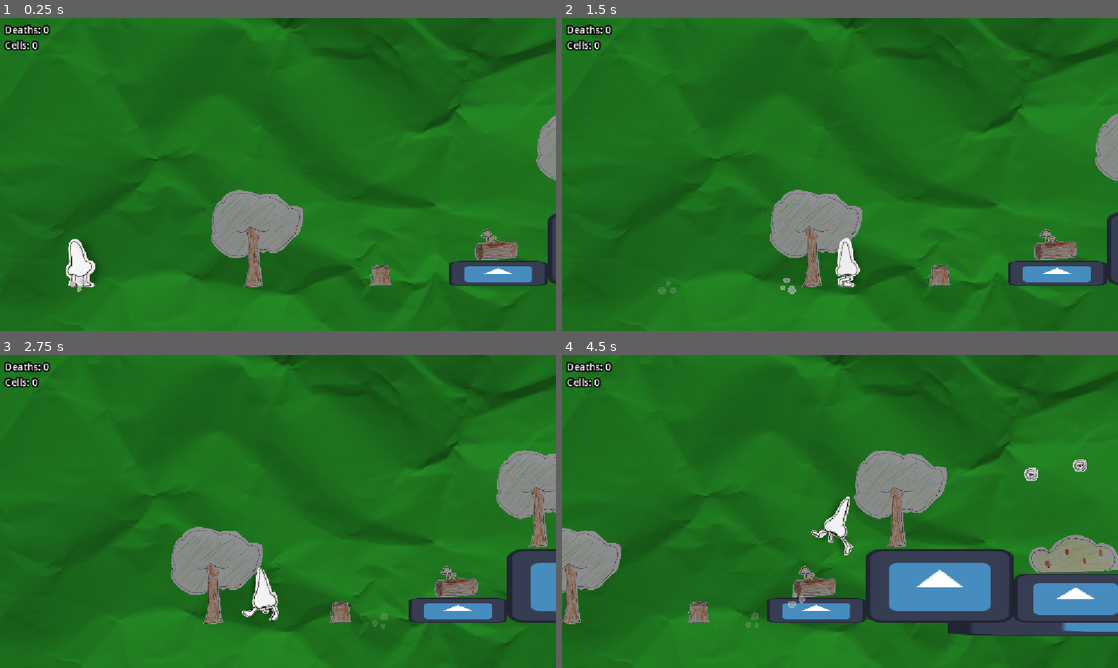
Above: before the commit, frames 1-4 (two rows, left to right).
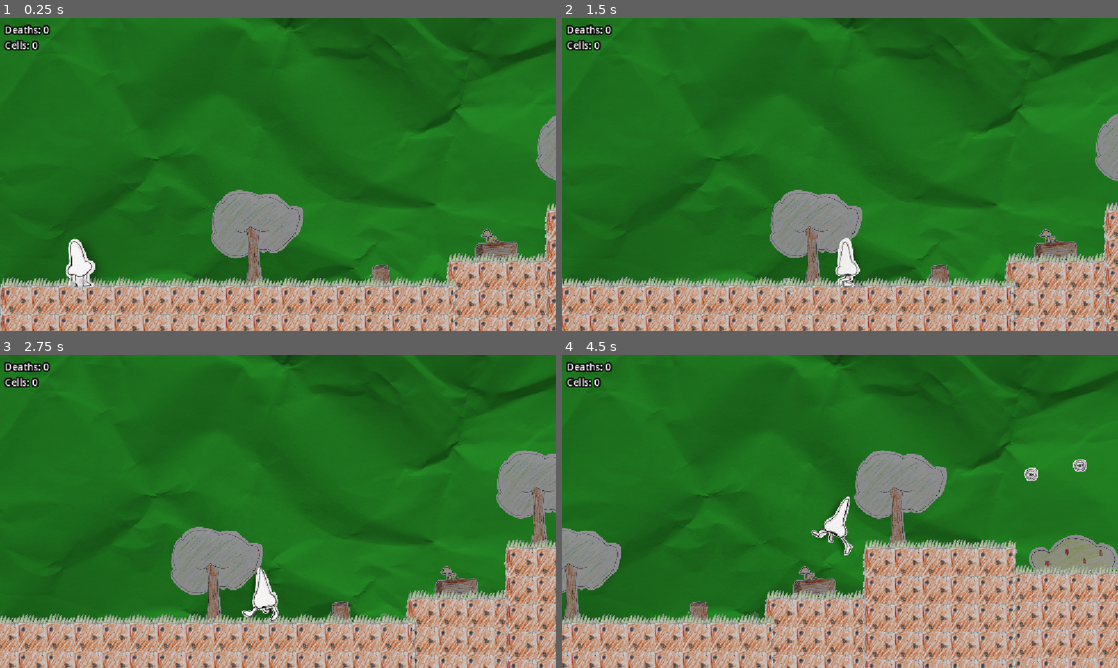
Above: after the commit, the same moments.

Repository: lmg-abe/runny-nose
Game: Godot game, scene res://area_1.tscn
Same seed, same stepped clock (60 frames per second), same inputs: the game is played once before the commit and once after it. The engine's default icon, where the game draws it, is replaced by a stand-in: a white triangle on a blue panel in a dark square.
Inputs:
- Up to frame 1 (0.25 s): no input
- Up to frame 2 (1.5 s): hold D (move_right) from 0.53 s (still down); tap 3 (dash) at 0.6 s; tap Space (jump) at 0.77 s; tap 2 (pick_up) at 1.35 s
- Up to frame 3 (2.75 s): tap Space (jump) at 1.52 s; release D (move_right) at 2.03 s; hold A (move_left) from 2.03 s (still down); tap 1 (sneeze) at 2.1 s
- Up to frame 4 (4.5 s): release A (move_left) at 2.78 s; hold D (move_right) 2.78-4.28 s; tap 3 (dash) at 2.85 s; tap Space (jump) at 3.02, 3.77 s; tap 2 (pick_up) at 3.6 s; hold A (move_left) from 4.28 s (still down); tap 1 (sneeze) at 4.35 s

The runs differ from the first frame. In frame 1, 18% of the frame differs, in the area x 0-100%, y 59-100%; in frame 2, 18%; in frame 3, 20%; in frame 4, 27%, in the area x 0-100%, y 58-100%.

Commit message:
decorated

Diff:
--- a/area_1.tscn
+++ b/area_1.tscn
@@ -181,6 +181,26 @@
 position = Vector2(21237, -1360)
 texture = ExtResource("5_r2afo")
 
+[node name="BgBush3" type="Sprite2D" parent="BgTree" unique_id=2048313434]
+position = Vector2(22762, -1113)
+texture = ExtResource("7_rulab")
+
+[node name="BgFallenLog7" type="Sprite2D" parent="BgTree" unique_id=401804390]
+position = Vector2(22318, -1357)
+texture = ExtResource("6_q5abr")
+
+[node name="BgMushroom7" type="Sprite2D" parent="BgTree" unique_id=1076180779]
+position = Vector2(23667, -1057)
+texture = ExtResource("8_r73l4")
+
+[node name="BgStump7" type="Sprite2D" parent="BgTree" unique_id=1044297089]
+position = Vector2(24492, -839)
+texture = ExtResource("5_r2afo")
+
+[node name="BgTree7" type="Sprite2D" parent="BgTree" unique_id=2012094098]
+position = Vector2(27295, -1556)
+texture = ExtResource("4_lx7ru")
+
 [node name="DeathPlane" type="Area2D" parent="." unique_id=883156438]
 position = Vector2(122, 1749)
 script = ExtResource("2_keoi2")
@@ -633,7 +653,6 @@
 scale = Vector2(1, 11.905)
 
 [node name="NinePatchRect6" type="NinePatchRect" parent="." unique_id=2097562094]
-visible = false
 offset_left = 3513.0
 offset_top = 83.0
 offset_right = 20103.0
@@ -648,7 +667,6 @@
 axis_stretch_vertical = 1
 
 [node name="NinePatchRect12" type="NinePatchRect" parent="." unique_id=1231929452]
-visible = false
 offset_left = 9196.0
 offset_top = -293.0
 offset_right = 10239.0
@@ -663,7 +681,6 @@
 axis_stretch_vertical = 1
 
 [node name="NinePatchRect14" type="NinePatchRect" parent="." unique_id=681252138]
-visible = false
 offset_left = 13304.0
 offset_top = -70.0
 offset_right = 24023.0
@@ -678,7 +695,6 @@
 axis_stretch_vertical = 1
 
 [node name="NinePatchRect13" type="NinePatchRect" parent="." unique_id=1317348302]
-visible = false
 offset_left = 12496.0
 offset_top = -562.0
 offset_right = 13713.0
@@ -693,7 +709,6 @@
 axis_stretch_vertical = 1
 
 [node name="NinePatchRect15" type="NinePatchRect" parent="." unique_id=876109394]
-visible = false
 offset_left = 15150.0
 offset_top = -586.0
 offset_right = 15611.0
@@ -708,7 +723,6 @@
 axis_stretch_vertical = 1
 
 [node name="NinePatchRect16" type="NinePatchRect" parent="." unique_id=1792953192]
-visible = false
 offset_left = 15946.0
 offset_top = -1222.0
 offset_right = 16407.0
@@ -723,7 +737,6 @@
 axis_stretch_vertical = 1
 
 [node name="NinePatchRect18" type="NinePatchRect" parent="." unique_id=712116588]
-visible = false
 offset_left = 16839.0
 offset_top = -579.0
 offset_right = 17300.0
@@ -738,7 +751,6 @@
 axis_stretch_vertical = 1
 
 [node name="NinePatchRect19" type="NinePatchRect" parent="." unique_id=1014083098]
-visible = false
 offset_left = 18108.0
 offset_top = -579.0
 offset_right = 18569.0
@@ -752,8 +764,21 @@
 axis_stretch_horizontal = 1
 axis_stretch_vertical = 1
 
+[node name="NinePatchRect35" type="NinePatchRect" parent="." unique_id=1635390245]
+offset_left = 30691.0
+offset_top = -1914.0
+offset_right = 31030.0
+offset_bottom = -393.0
+texture = ExtResource("11_gjxye")
+region_rect = Rect2(188, 208, 208, 240)
+patch_margin_left = 32
+patch_margin_top = 48
+patch_margin_right = 32
+patch_margin_bottom = 48
+axis_stretch_horizontal = 1
+axis_stretch_vertical = 1
+
 [node name="NinePatchRect20" type="NinePatchRect" parent="." unique_id=2122889115]
-visible = false
 offset_left = 19764.0
 offset_top = -585.0
 offset_right = 20225.0
@@ -768,7 +793,6 @@
 axis_stretch_vertical = 1
 
 [node name="NinePatchRect21" type="NinePatchRect" parent="." unique_id=724586908]
-visible = false
 offset_left = 22293.0
 offset_top = -1395.0
 offset_right = 23662.0
@@ -782,8 +806,175 @@
 axis_stretch_horizontal = 1
 axis_stretch_vertical = 1
 
+[node name="NinePatchRect25" type="NinePatchRect" parent="." unique_id=999519719]
+offset_left = 23543.0
+offset_top = -1101.0
+offset_right = 25569.0
+offset_bottom = 985.0
+texture = ExtResource("11_gjxye")
+region_rect = Rect2(188, 208, 208, 240)
+patch_margin_left = 32
+patch_margin_top = 48
+patch_margin_right = 32
+patch_margin_bottom = 48
+axis_stretch_horizontal = 1
+axis_stretch_vertical = 1
+
+[node name="NinePatchRect26" type="NinePatchRect" parent="." unique_id=1313976956]
+offset_left = 25495.0
+offset_top = -874.0
+offset_right = 27483.0
+offset_bottom = 1212.0
+texture = ExtResource("11_gjxye")
+region_rect = Rect2(188, 208, 208, 240)
+patch_margin_left = 32
+patch_margin_top = 48
+patch_margin_right = 32
+patch_margin_bottom = 48
+axis_stretch_horizontal = 1
+axis_stretch_vertical = 1
+
+[node name="NinePatchRect27" type="NinePatchRect" parent="." unique_id=2005453469]
+offset_left = 26735.0
+offset_top = -238.0
+offset_right = 28723.0
+offset_bottom = 1848.0
+texture = ExtResource("11_gjxye")
+region_rect = Rect2(188, 208, 208, 240)
+patch_margin_left = 32
+patch_margin_top = 48
+patch_margin_right = 32
+patch_margin_bottom = 48
+axis_stretch_horizontal = 1
+axis_stretch_vertical = 1
+
+[node name="NinePatchRect28" type="NinePatchRect" parent="." unique_id=1215554978]
+offset_left = 28665.0
+offset_top = -122.0
+offset_right = 34495.0
+offset_bottom = 1964.0
+texture = ExtResource("11_gjxye")
+region_rect = Rect2(188, 208, 208, 240)
+patch_margin_left = 32
+patch_margin_top = 48
+patch_margin_right = 32
+patch_margin_bottom = 48
+axis_stretch_horizontal = 1
+axis_stretch_vertical = 1
+
+[node name="NinePatchRect29" type="NinePatchRect" parent="." unique_id=2131232566]
+offset_left = 26740.0
+offset_top = -1393.0
+offset_right = 28729.0
+offset_bottom = -625.0
+texture = ExtResource("11_gjxye")
+region_rect = Rect2(188, 208, 208, 240)
+patch_margin_left = 32
+patch_margin_top = 48
+patch_margin_right = 32
+patch_margin_bottom = 48
+axis_stretch_horizontal = 1
+axis_stretch_vertical = 1
+
+[node name="NinePatchRect30" type="NinePatchRect" parent="." unique_id=26855187]
+offset_left = 29033.0
+offset_top = -2329.0
+offset_right = 31022.0
+offset_bottom = -1561.0
+texture = ExtResource("11_gjxye")
+region_rect = Rect2(188, 208, 208, 240)
+patch_margin_left = 32
+patch_margin_top = 48
+patch_margin_right = 32
+patch_margin_bottom = 48
+axis_stretch_horizontal = 1
+axis_stretch_vertical = 1
+
+[node name="NinePatchRect34" type="NinePatchRect" parent="." unique_id=81930204]
+offset_left = 29041.0
+offset_top = -1161.0
+offset_right = 31030.0
+offset_bottom = -393.0
+texture = ExtResource("11_gjxye")
+region_rect = Rect2(188, 208, 208, 240)
+patch_margin_left = 32
+patch_margin_top = 48
+patch_margin_right = 32
+patch_margin_bottom = 48
+axis_stretch_horizontal = 1
+axis_stretch_vertical = 1
+
+[node name="NinePatchRect36" type="NinePatchRect" parent="." unique_id=1026957907]
+offset_left = 28923.0
+offset_top = -1162.0
+offset_right = 29093.0
+offset_bottom = -922.0
+texture = ExtResource("11_gjxye")
+region_rect = Rect2(188, 208, 208, 240)
+patch_margin_left = 32
+patch_margin_top = 48
+patch_margin_right = 32
+patch_margin_bottom = 48
+axis_stretch_horizontal = 1
+axis_stretch_vertical = 1
+
+[node name="NinePatchRect37" type="NinePatchRect" parent="." unique_id=1392042678]
+offset_left = 28691.0
+offset_top = -866.0
+offset_right = 28861.0
+offset_bottom = -626.0
+texture = ExtResource("11_gjxye")
+region_rect = Rect2(188, 208, 208, 240)
+patch_margin_left = 32
+patch_margin_top = 48
+patch_margin_right = 32
+patch_margin_bottom = 48
+axis_stretch_horizontal = 1
+axis_stretch_vertical = 1
+
+[node name="NinePatchRect32" type="NinePatchRect" parent="." unique_id=2050557331]
+offset_left = 25504.0
+offset_top = -4346.0
+offset_right = 27493.0
+offset_bottom = -1838.0
+texture = ExtResource("11_gjxye")
+region_rect = Rect2(188, 208, 208, 240)
+patch_margin_left = 32
+patch_margin_top = 48
+patch_margin_right = 32
+patch_margin_bottom = 48
+axis_stretch_horizontal = 1
+axis_stretch_vertical = 1
+
+[node name="NinePatchRect33" type="NinePatchRect" parent="." unique_id=2018479455]
+offset_left = 23615.0
+offset_top = -4705.0
+offset_right = 25604.0
+offset_bottom = -2197.0
+texture = ExtResource("11_gjxye")
+region_rect = Rect2(188, 208, 208, 240)
+patch_margin_left = 32
+patch_margin_top = 48
+patch_margin_right = 32
+patch_margin_bottom = 48
+axis_stretch_horizontal = 1
+axis_stretch_vertical = 1
+
+[node name="NinePatchRect31" type="NinePatchRect" parent="." unique_id=1548625164]
+offset_left = 27432.0
+offset_top = -4873.0
+offset_right = 31456.0
+offset_bottom = -2192.0
+texture = ExtResource("11_gjxye")
+region_rect = Rect2(188, 208, 208, 240)
+patch_margin_left = 32
+patch_margin_top = 48
+patch_margin_right = 32
+patch_margin_bottom = 48
+axis_stretch_horizontal = 1
+axis_stretch_vertical = 1
+
 [node name="NinePatchRect22" type="NinePatchRect" parent="." unique_id=849857650]
-visible = false
 offset_left = 22318.0
 offset_top = -3921.0
 offset_right = 23687.0
@@ -798,7 +989,6 @@
 axis_stretch_vertical = 1
 
 [node name="NinePatchRect17" type="NinePatchRect" parent="." unique_id=1160223059]
-visible = false
 offset_left = 15453.0
 offset_top = -296.0
 offset_right = 16059.0
@@ -813,7 +1003,6 @@
 axis_stretch_vertical = 1
 
 [node name="NinePatchRect9" type="NinePatchRect" parent="." unique_id=519679433]
-visible = false
 offset_left = 7610.0
 offset_top = -763.0
 offset_right = 8184.0
@@ -828,7 +1017,6 @@
 axis_stretch_vertical = 1
 
 [node name="NinePatchRect11" type="NinePatchRect" parent="." unique_id=1784385158]
-visible = false
 offset_left = 9280.0
 offset_top = -766.0
 offset_right = 9854.0
@@ -843,7 +1031,6 @@
 axis_stretch_vertical = 1
 
 [node name="NinePatchRect10" type="NinePatchRect" parent="." unique_id=1281158524]
-visible = false
 offset_left = 8134.0
 offset_top = -636.0
 offset_right = 9326.0
@@ -858,7 +1045,6 @@
 axis_stretch_vertical = 1
 
 [node name="NinePatchRect7" type="NinePatchRect" parent="." unique_id=1614676304]
-visible = false
 offset_left = 5513.0
 offset_top = -454.0
 offset_right = 5946.0
@@ -873,7 +1059,6 @@
 axis_stretch_vertical = 1
 
 [node name="NinePatchRect23" type="NinePatchRect" parent="." unique_id=1441622813]
-visible = false
 offset_left = 20790.0
 offset_top = -493.0
 offset_right = 21223.0
@@ -888,7 +1073,6 @@
 axis_stretch_vertical = 1
 
 [node name="NinePatchRect24" type="NinePatchRect" parent="." unique_id=82264796]
-visible = false
 offset_left = 21510.0
 offset_top = -988.0
 offset_right = 21943.0
@@ -903,7 +1087,6 @@
 axis_stretch_vertical = 1
 
 [node name="NinePatchRect8" type="NinePatchRect" parent="." unique_id=1391374675]
-visible = false
 offset_left = 6598.0
 offset_top = -558.0
 offset_right = 7031.0
@@ -918,7 +1101,6 @@
 axis_stretch_vertical = 1
 
 [node name="NinePatchRect2" type="NinePatchRect" parent="." unique_id=1139790082]
-visible = false
 offset_left = 2167.0
 offset_top = 22.0
 offset_right = 2743.0
@@ -933,7 +1115,6 @@
 axis_stretch_vertical = 1
 
 [node name="NinePatchRect4" type="NinePatchRect" parent="." unique_id=470678578]
-visible = false
 offset_left = 3435.0
 offset_top = -108.0
 offset_right = 4125.0
@@ -948,7 +1129,6 @@
 axis_stretch_vertical = 1
 
 [node name="NinePatchRect3" type="NinePatchRect" parent="." unique_id=2058014100]
-visible = false
 offset_left = 2676.0
 offset_top = -240.0
 offset_right = 3492.0
@@ -963,7 +1143,6 @@
 axis_stretch_vertical = 1
 
 [node name="NinePatchRect5" type="NinePatchRect" parent="." unique_id=470893135]
-visible = false
 offset_left = 4077.0
 offset_top = -237.0
 offset_right = 4893.0
@@ -978,7 +1157,6 @@
 axis_stretch_vertical = 1
 
 [node name="NinePatchRect" type="NinePatchRect" parent="." unique_id=1791251047]
-visible = false
 offset_left = -151.0
 offset_top = 148.0
 offset_right = 2237.0
@@ -1048,6 +1226,10 @@
 position = Vector2(22161, -62)
 texture = ExtResource("14_r73l4")
 
+[node name="Spikes15" type="Sprite2D" parent="." unique_id=1693568238]
+position = Vector2(27712, -1372)
+texture = ExtResource("14_r73l4")
+
 [node name="Runny" parent="." unique_id=1298635211 instance=ExtResource("3_nboye")]
 position = Vector2(268, 1)
 floor_max_angle = 1.4067354
@@ -1183,6 +1365,10 @@
 [node name="DamageHitbox2" parent="." unique_id=178684260 instance=ExtResource("16_ayu7x")]
 position = Vector2(21073, -12)
 scale = Vector2(20, 1)
+
+[node name="DamageHitbox3" parent="." unique_id=454016686 instance=ExtResource("16_ayu7x")]
+position = Vector2(27714.002, -1330)
+scale = Vector2(2.3999996, 1)
 
 [node name="HandNPC" parent="." unique_id=434802834 instance=ExtResource("28_q7yup")]
 position = Vector2(24561, -1199)
